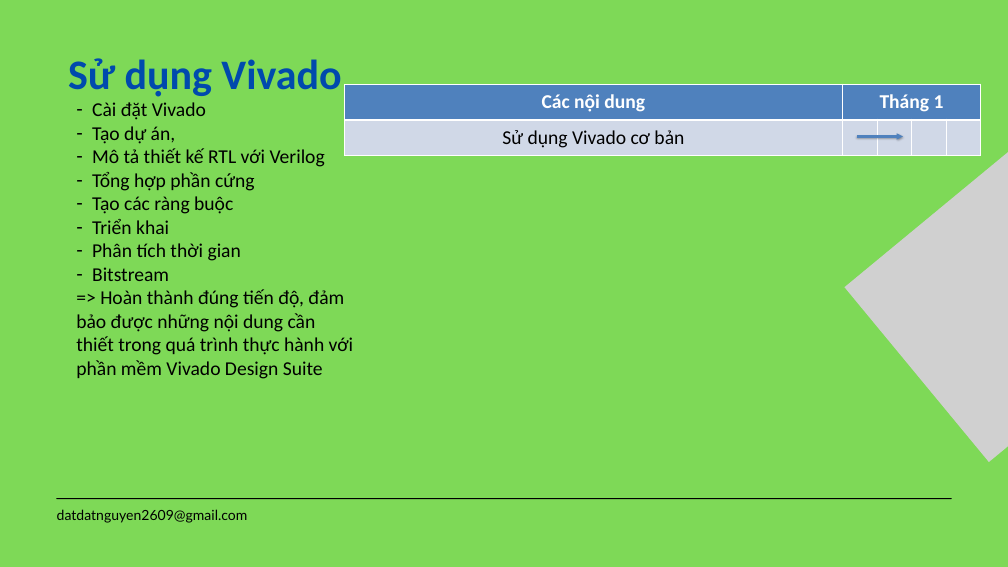
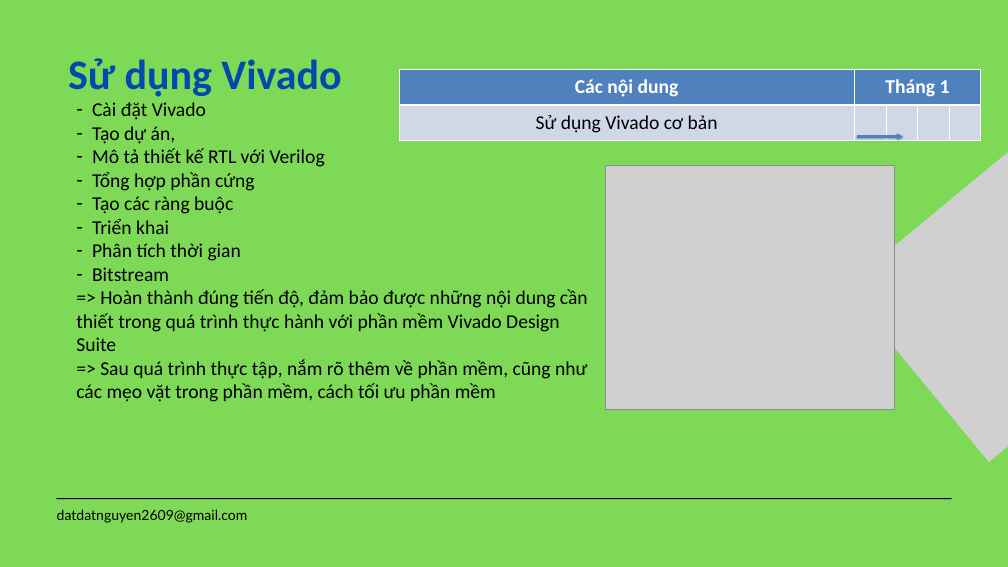
Before and after one commit to datdatnguyen2609/jit_intern, a slide deck: slide 10 of report/monthly_report/first_month_intern_report_nguyenthanhdat.pptx. Drawn at 1008x567 pixels with LibreOffice and Linux fonts; fonts in the diff are those of the drawing; grey boxes stand for pictures. Boxes give left, top, right and bottom in pixels: in the first picture for what was removed or moved away, otherwise in the second. Text is boxed around its words. In the diff, an @@ line names an element or a change of style, - is before the commit and + after.

```diff
--- a/report/monthly_report/first_month_intern_report_nguyenthanhdat.pptx
+++ b/report/monthly_report/first_month_intern_report_nguyenthanhdat.pptx
@@ table: place and size @@
-table at bbox=[344, 84, 981, 155]
+table at bbox=[399, 69, 981, 141]
@@ picture added at bbox=[605, 165, 895, 409] @@
@@ text at bbox=[76, 359, 587, 402]: paragraph added @@
+=> Sau quá trình thực tập, nắm rõ thêm về phần mềm, cũng như các mẹo vặt trong phần mềm, cách tối ưu phần mềm
```
Also in this commit, not shown: 2 other slides changed.
